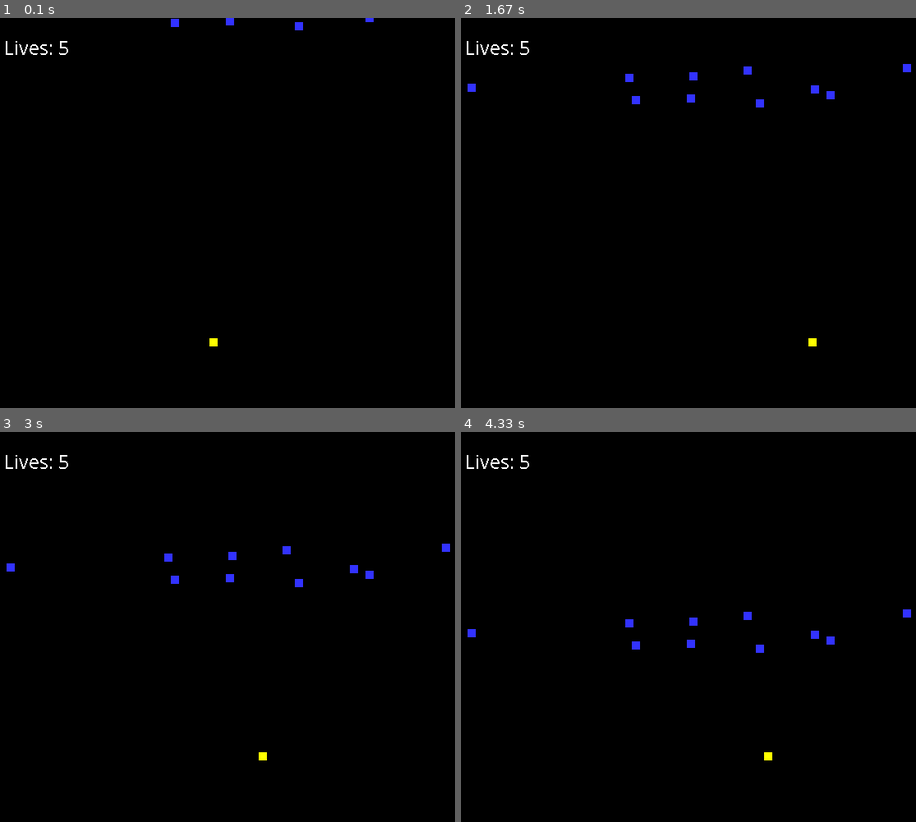
Above: before the commit, frames 1-4 (two rows, left to right).
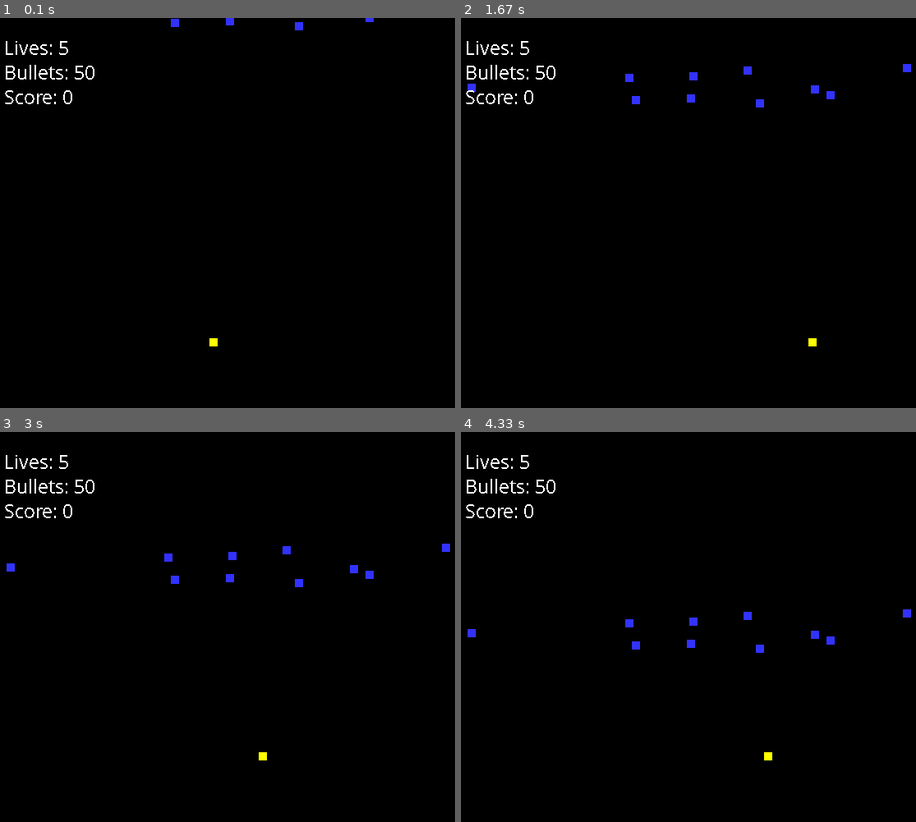
Above: after the commit, the same moments.

Repository: BiggsSG/Biggs-ACS-Tasks
Game: pygame game, started from Pygame/Invaders.py
Same seed, same stepped clock (60 frames per second), same inputs: the game is played once before the commit and once after it.
Inputs:
- Up to frame 1 (0.1 s): no input
- Up to frame 2 (1.67 s): tap Enter at 0.33 s; hold Right 0.67-1.13 s; hold Right 1.17-1.63 s
- Up to frame 3 (3 s): hold Left 1.67-2.2 s; hold Left 2.23-2.63 s; hold Right from 2.67 s (still down)
- Up to frame 4 (4.33 s): release Right at 3.3 s; hold Left 3.33-3.8 s; hold Right 3.83-4.3 s

The runs differ from the first frame. In frame 1, 0.3% of the frame differs, in the area x 1-21%, y 12-23%; in frame 2, 0.3%; in frame 3, 0.3%; in frame 4, 0.3%.

Commit message:
Update Invaders.py

Diff:
--- a/Pygame/Invaders.py
+++ b/Pygame/Invaders.py
@@ -9,6 +9,7 @@
 BLUE = (50,50,255)
 YELLOW = (255,255,0)
 GREEN = (0,255,0)
+RED = (255,0,0)
 
 ## -- Define the class Invader which is a sprite
 class Invader(pygame.sprite.Sprite):
@@ -49,6 +50,8 @@
         self.speed = 0
         # set the lives of player
         self.lives = 5
+        # set bullets
+        self.bullet_count = 50
          #End Procedure #End Class
     # Class update function - runs for each pass through the game loop
     def player_set_speed(self, num):
@@ -59,6 +62,27 @@
             self.rect.x = 630
         elif self.rect.x  + self.speed <= 0:
             self.rect.x = 0
+
+## -- Define the class Bullet which is a sprite
+class Bullet(pygame.sprite.Sprite):
+    # Define the constructor for Invader
+    def __init__(self, color, width, height):
+        # Call the sprite constructor
+        super().__init__()
+        # Create a sprite and fill it with colour
+        self.image = pygame.Surface([width, height])
+        self.image.fill(color)
+        # Set the position of the sprite
+        self.rect = self.image.get_rect()
+        self.rect.x = player.get_x() + 10
+        self.rect.y = 700
+    def update(self):
+        # Move bullet up
+        self.rect.y = self.rect.y - 4
+        if pygame.sprite.groupcollide(bullet_group, invader_group, True, True, collided = None):
+            player.hitTarget()
+            print("******")
+
 
 
 # -- Initialise PyGame
@@ -76,6 +100,8 @@
 done = False
 # Create a list of the snow blocks
 invader_group = pygame.sprite.Group()
+# Create a list of all bullets
+bullet_group = pygame.sprite.Group()
 # Create a list of all sprites
 all_sprites_group = pygame.sprite.Group()
 # -- Manages how fast screen refreshes
@@ -97,6 +123,15 @@
 Player = player(YELLOW, 10, 10)
 all_sprites_group.add (Player)
 
+# Procedure to fire bullet
+def fire():
+    mybullet = Bullet(RED, 5, 12)
+    all_sprites_group.add(mybullet)
+    bullet_group.add(mybullet)
+    bullet_count = bullet_count - 1
+
+score = 0
+
 ### -- Game Loop
 while not done:
     # -- User inputs here
@@ -108,6 +143,9 @@
                 Player.player_set_speed(-3) # speed set to -3
             elif event.key == pygame.K_RIGHT: # - if the right key pressed
                 Player.player_set_speed(3) # speed set to 3
+            elif event.key == pygame.KEYDOWN:
+             if event.key == pygame.K_UP:
+                fire()
         elif event.type == pygame.KEYUP: # - a key released
             if event.key == pygame.K_LEFT or event.key == pygame.K_RIGHT:
                 Player.player_set_speed(0) # speed set to 0
@@ -124,7 +162,11 @@
     # -- Draw here
     all_sprites_group.draw (screen)
     text_surface = my_font.render('Lives: ' + str(Player.lives), False, (255, 255, 255))
+    text_surface2 = my_font.render('Bullets: ' + str(Player.bullet_count), False, (255, 255, 255))
+    text_surface3 = my_font.render('Score: ' + str(score), False, (255, 255, 255))
     screen.blit(text_surface, (50,20))
+    screen.blit(text_surface2, (50,50))
+    screen.blit(text_surface3, (50,80))
     # -- flip display to reveal new position of objects
     pygame.display.flip()
     # - The clock ticks over
